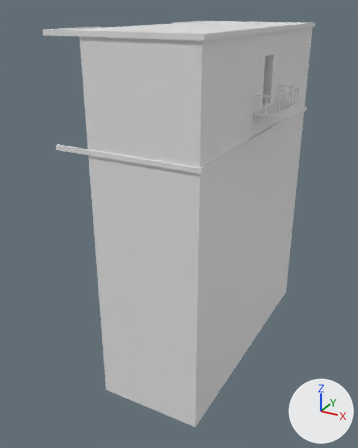
The FBX model Assets/hml_zhenya/ENVIRONMENT/models/HOTRUN_PIZZA_5.fbx as it was, and as the next commit left it.
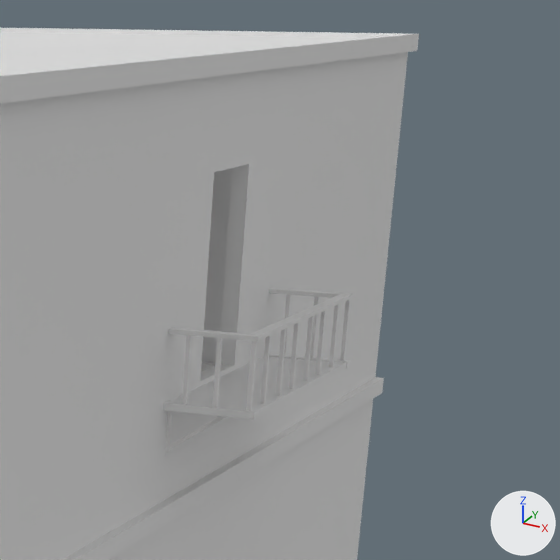
The first picture shows the older version from a 50 mm camera at (218.78, 131.79, 13.77) aimed at (208.52, 150.44, 4.44). The close-ups show both versions on the part from 59% to 98% of the width and 3% to 34% of the height of that picture; other places that the commit changed are outside them. The lights are fixed; the arrows at lower right show +X, +Y and +Z. Where no turn or scale is listed for an object, it has been applied to the vertices.

The scene before the commit, as lines of its bpy script (objects in view):
```python
ob_3_3_2276 = bpy.data.objects.new('3*3.2276', me_cube_808)
ob_3_3_2276.location = (212.0, 150.0, 7.0)
ob_3_3_2277 = bpy.data.objects.new('3*3.2277', me_cube_809)
ob_3_3_2277.location = (212.0, 147.0, 10.0)
ob_3_3_2284 = bpy.data.objects.new('3*3.2284', me_cube_816)
ob_3_3_2284.location = (212.04, 145.49, 10.0)
ob_3_3_2288 = bpy.data.objects.new('3*3.2288', me_cube_820)
ob_3_3_2288.location = (209.04, 154.49, 10.0)
ob_3_3_2305 = bpy.data.objects.new('3*3.2305', me_cube_1086)
ob_3_3_2305.location = (209.04, 148.49, 10.0)
ob_3_3_2306 = bpy.data.objects.new('3*3.2306', me_cube_1087)
ob_3_3_2306.location = (212.04, 148.49, 10.0)
ob_3_3_2309 = bpy.data.objects.new('3*3.2309', me_cube_1090)
ob_3_3_2309.location = (212.0, 151.53, 7.0)
ob_3_3_2667 = bpy.data.objects.new('3*3.2667', me_cube_605)
ob_3_3_2667.location = (206.04, 157.49, 10.0)
# also in view: '3*3.2304' at (212.03, 152.99, 12.95); '3*3.2303' at (210.54, 152.99, 13.0); '3*3.2310' at (211.91, 151.5, 11.5); '3*3.2572' at (212.03, 149.99, 8.95); '3*3.2663' at (207.54, 155.99, 13.0)
```
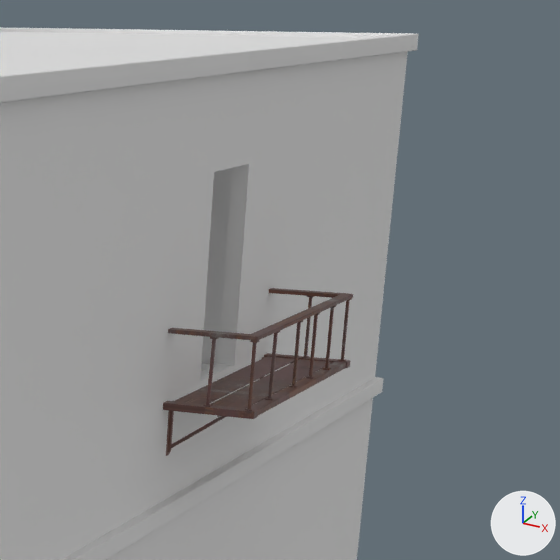
The edits, one by one:
Picture 'RGB.png' (img_rgb_png) is new.
Material 'Material' (mat_material) is new.
Its texture is img_rgb_png.
me_cube_1090 is used by ob_3_3_2309; location (212.0, 151.53, 7.0).
me_cube_1090 had 266 vertices, 172 faces and spanned x -0.05..0.89, y -1.53..1.53, z 2.48..3.69.
me_cube_1090 now has 852 vertices, 1402 faces and spans x -0.04..0.89, y -1.53..1.53, z 2.48..3.69.
me_cube_1090 part 1: the loose piece of 12 vertices spanning x -0.05..0.76, y -1.43..1.43, z 3.0 is rebuilt with 24 vertices and now spans x 0.39..0.74, y -1.44..1.43, z 3.0, in mat_material (picture img_rgb_png).
me_cube_1090 part 2: the loose piece of 12 vertices spanning x 0.0..0.67, y -1.37..-1.35, z 2.54..3.0 is rebuilt with 24 vertices and now spans x 0.0..0.67, y -1.34..-1.32, z 2.54..3.0, in mat_material (picture img_rgb_png).
me_cube_1090 part 3: the loose piece of 8 vertices spanning x 0.8..0.84, y -1.49..-1.46, z 2.99..3.67 is rebuilt with 64 vertices and now spans x 0.79..0.86, y -1.49..-1.43, z 3.01..3.67, in mat_material (picture img_rgb_png).
me_cube_1090 part 4: the loose piece of 8 vertices spanning x 0.8..0.84, y 1.46..1.49, z 2.99..3.67 is rebuilt with 64 vertices and now spans x 0.79..0.86, y 1.44..1.51, z 3.01..3.67, in mat_material (picture img_rgb_png).
me_cube_1090 part 5: a new loose piece of 64 vertices spanning x 0.79..0.86, y 0.9..0.97, z 3.01..3.67, in mat_material (picture img_rgb_png).
me_cube_1090 part 6: a new loose piece of 64 vertices spanning x 0.79..0.86, y 0.36..0.42, z 3.01..3.67, in mat_material (picture img_rgb_png).
me_cube_1090 part 7: a new loose piece of 64 vertices spanning x 0.79..0.86, y -0.18..-0.11, z 3.0..3.67, in mat_material (picture img_rgb_png).
me_cube_1090 part 8: a new loose piece of 64 vertices spanning x 0.79..0.86, y -0.91..-0.82, z 3.0..3.67, in mat_material (picture img_rgb_png).
me_cube_1090 part 9: a new loose piece of 64 vertices spanning x 0.39..0.46, y 1.44..1.51, z 3.01..3.67, in mat_material (picture img_rgb_png).
me_cube_1090 part 10: a new loose piece of 64 vertices spanning x 0.39..0.47, y -1.5..-1.43, z 3.0..3.67, in mat_material (picture img_rgb_png).
me_cube_1090 part 11: a new loose piece of 24 vertices spanning x 0.04..0.36, y -1.44..1.43, z 3.0, in mat_material (picture img_rgb_png).
me_cube_1090 part 12: 7 loose pieces with 56 vertices, spanning x 0.17..0.84, y -1.49..1.49, z 2.99..3.67, are deleted.
me_cube_1090 part 13: 4 vertices moved from x -0.04..0.48, y -1.51..1.51, z 2.9..3.69 to x -0.04..0.48, y -1.4..1.4, z 2.9..3.68; 89 vertices removed from x -0.04..0.88, y -1.53..1.53, z 2.48..3.69; 175 vertices added at x -0.04..0.89, y -1.53..1.53, z 2.48..3.69.
me_cube_1090 part 14: the surface is now shaded smooth.
me_cube_1090 now uses material mat_material (picture img_rgb_png).
Object '3*3.2284' (ob_3_3_2284) moves from (212.04, 145.49, 10.0) to (212.04, 145.48, 10.0).
Object '3*3.2667' (ob_3_3_2667) moves from (206.04, 157.49, 10.0) to (206.04, 157.48, 10.0).
Object '3*3.2288' (ob_3_3_2288) moves from (209.04, 154.49, 10.0) to (209.04, 154.48, 10.0).
Object '3*3.2305' (ob_3_3_2305) moves from (209.04, 148.49, 10.0) to (209.04, 148.48, 10.0).

What differs and where, as boxes (x1, y1, x2, y2) in the close-ups (560 x 560 px; the box of a moved part takes in the faces that stretch with it):
'3*3.2277', moved
    before: (30, 81, 182, 468)
    after: (30, 80, 182, 467)
'3*3.2309', reshaped, moved
    before: (163, 288, 354, 457)
    after: (163, 288, 353, 456)
'3*3.2276', moved
    before: (154, 410, 261, 560)
    after: (154, 358, 262, 560)
'3*3.2284', moved
    before: (0, 63, 129, 104)
    after: (0, 63, 129, 103)
'3*3.2305', moved
    before: (0, 51, 188, 68)
    after: (0, 51, 186, 67)
'3*3.2288', moved
    before: (76, 35, 360, 45)
    after: (86, 34, 367, 45)
'3*3.2667', moved
    before: (0, 28, 170, 35)
    after: (0, 27, 170, 34)
part 1 of me_cube_1090, rebuilt (23% narrower)
    before: (171, 356, 329, 409)
    after: (211, 359, 333, 409)
part 2 of me_cube_1090, rebuilt
    before: (169, 416, 226, 450)
    after: (170, 416, 227, 449)
part 3 of me_cube_1090, rebuilt (36% wider)
    before: (247, 341, 257, 411)
    after: (245, 340, 259, 411)
part 4 of me_cube_1090, rebuilt (36% wider)
    before: (340, 300, 350, 361)
    after: (338, 298, 352, 361)
part 5 of me_cube_1090, added
    after: (323, 305, 336, 370)
part 6 of me_cube_1090, added
    after: (306, 313, 320, 379)
part 7 of me_cube_1090, added
    after: (289, 320, 303, 388)
part 8 of me_cube_1090, added
    after: (265, 331, 280, 401)
part 9 of me_cube_1090, added
    after: (301, 296, 314, 358)
part 10 of me_cube_1090, added
    after: (203, 337, 218, 407)
part 11 of me_cube_1090, added
    after: (174, 356, 294, 405)
part 12 of me_cube_1090, deleted
    before: (182, 295, 339, 405)
part 13 of me_cube_1090, moved or reshaped
    before: (163, 288, 354, 457)
    after: (163, 288, 353, 456)
